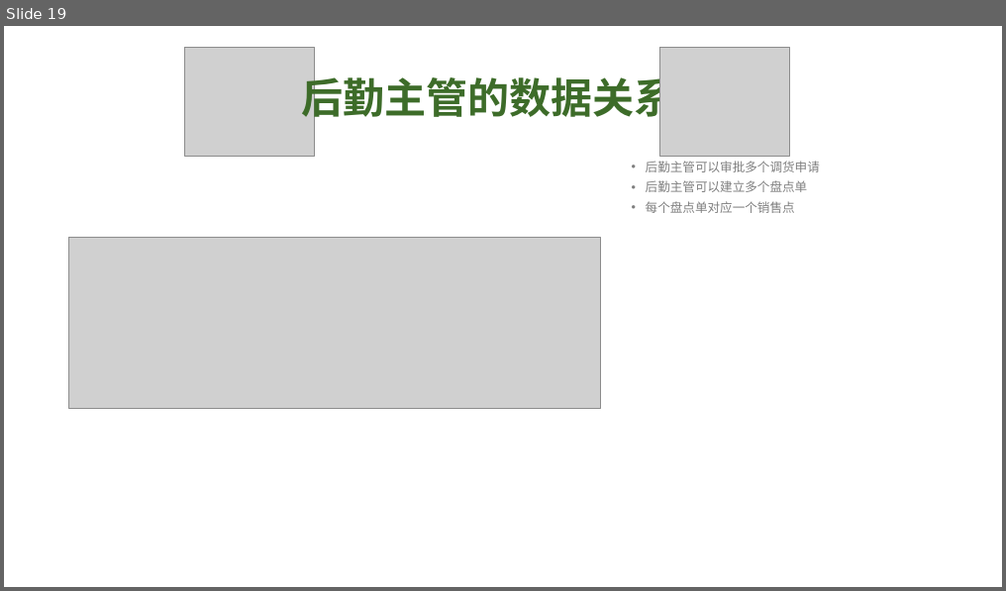
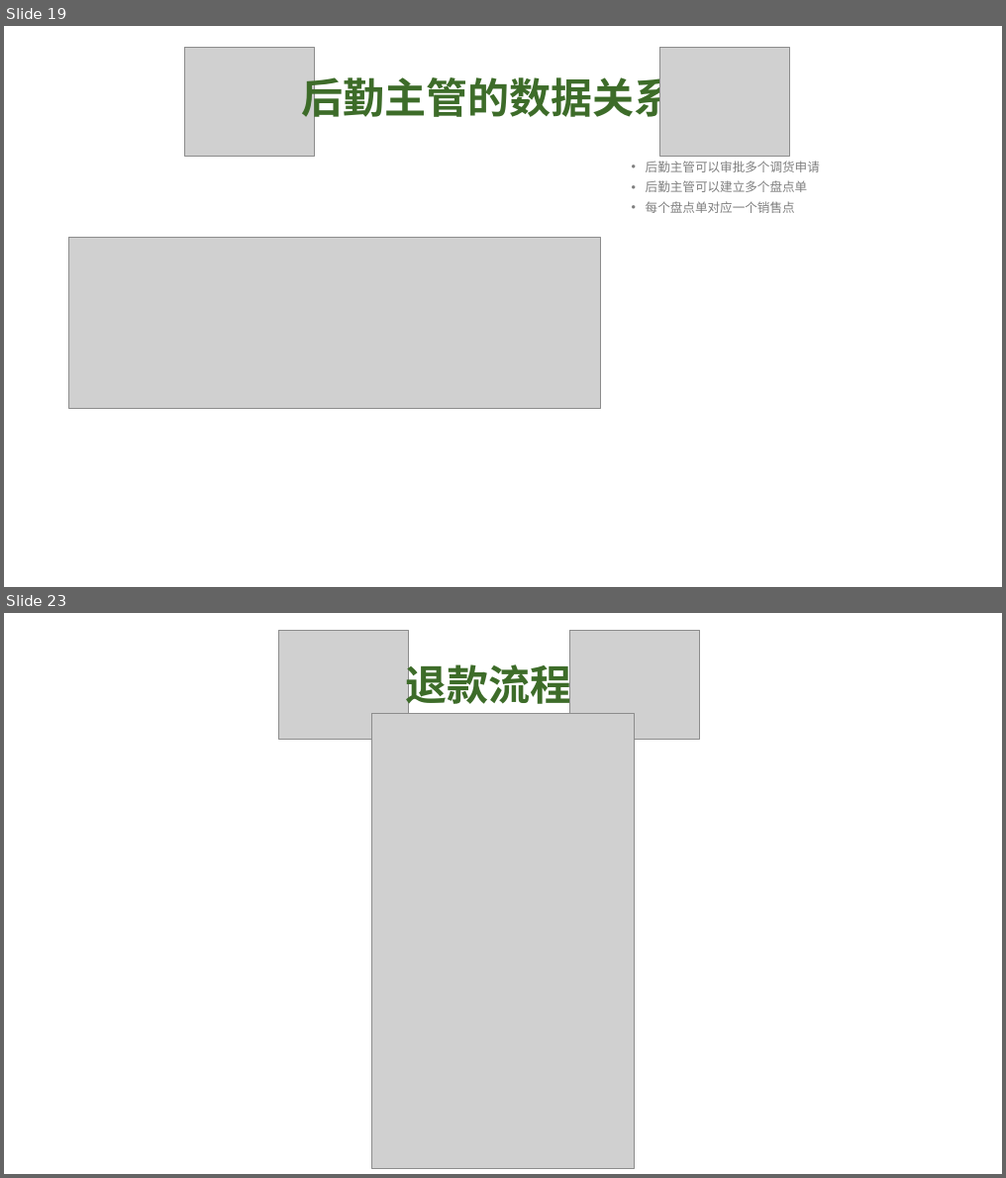
Before and after one commit to QM-Developers/store_v1.1.1, a slide deck: 需求分析/演示文稿1.pptx. Shown one above the other, each under a label of ours: slide 19 before the commit, slides 19 and 23 after it; the slides between them are not shown. The pictures are 1006x591 and 1006x1178 pixels, drawn with LibreOffice and Linux fonts; fonts in the diff are those of the drawing; grey boxes stand for pictures; background and template pictures are left out. Boxes give left, top, right and bottom in pixels: in the first picture for what was removed or moved away, otherwise in the second. Text is boxed around its words. In the diff, an @@ line names an element or a change of style, - is before the commit and + after.

```diff
--- a/需求分析/演示文稿1.pptx
+++ b/需求分析/演示文稿1.pptx
@@ slide 23 added at (x1=4, y1=613, x2=1002, y2=1174), background picture (left out) @@
@@ picture added at (x1=279, y1=630, x2=408, y2=739) @@
@@ picture added at (x1=570, y1=630, x2=699, y2=739) @@
@@ text added at (x1=406, y1=659, x2=572, y2=711), 40 pt, text #3D6C29, bold @@
+退款流程
@@ picture added at (x1=371, y1=713, x2=635, y2=1168) @@
```
Also in this commit, not shown: 2 slides changed, 2 other slides added, 36 other files.
